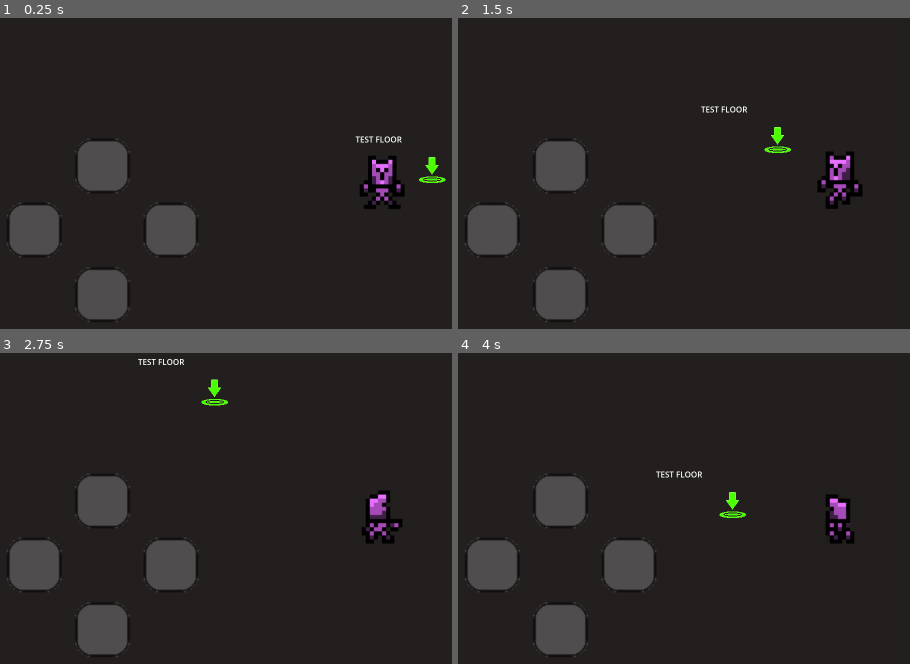
Above: before the commit, frames 1-4 (two rows, left to right).
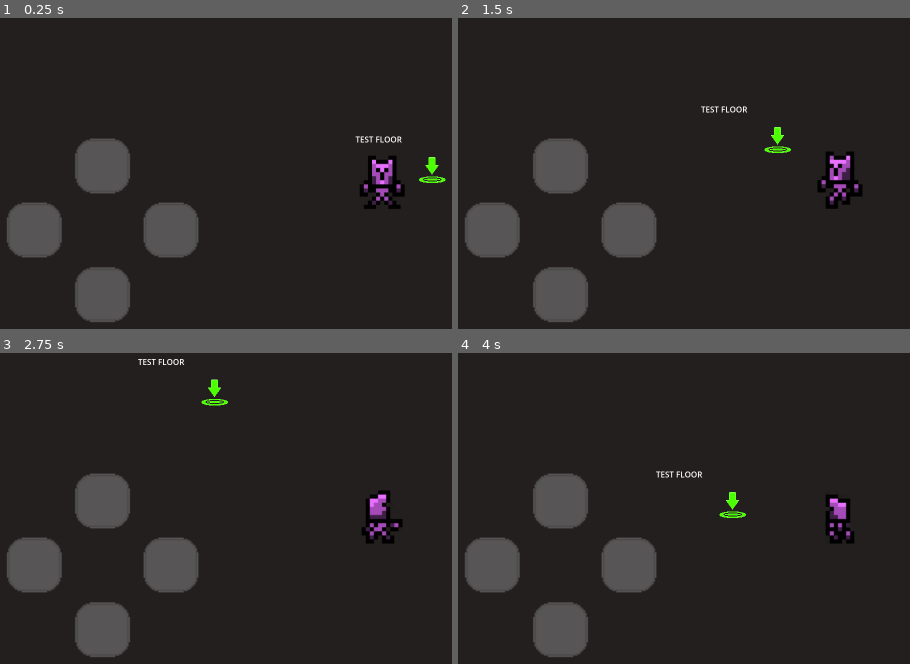
Above: after the commit, the same moments.

Repository: alain-cheng/MOBDEVE-MP
Game: Godot game, scene res://main.tscn
Same seed, same stepped clock (60 frames per second), same inputs: the game is played once before the commit and once after it.
Inputs:
- Up to frame 1 (0.25 s): no input
- Up to frame 2 (1.5 s): tap Enter at 0.5 s; hold Right (ui_right) 0.53-1.28 s; hold Down (ui_down) from 1.28 s (still down)
- Up to frame 3 (2.75 s): release Down (ui_down) at 2.03 s; hold Right (ui_right) from 2.03 s (still down)
- Up to frame 4 (4 s): release Right (ui_right) at 2.78 s; hold Up (ui_up) 2.78-3.53 s; hold Left (ui_left) from 3.53 s (still down)

The runs differ from the first frame. In frame 1, 1.3% of the frame differs, in the area x 1-45%, y 38-98%; in frame 2, 1.3%; in frame 3, 1.3%; in frame 4, 1.3%.
Error in both runs: Invalid call. Nonexistent function 'get' in base 'Nil'. (res://player/PlayerData.gd:28)

Commit message:
Edited directional button textures

Diff:
--- a/app/src/main/assets/player/Player.tscn
+++ b/app/src/main/assets/player/Player.tscn
@@ -9,7 +9,6 @@
 [ext_resource type="Texture2D" uid="uid://p665r47ihj1j" path="res://sprites/player/idle/idle_breath.png" id="4_tkvrh"]
 [ext_resource type="Texture2D" uid="uid://cfbed1yvrefsi" path="res://sprites/player/idle/idle_jump_1.png" id="5_7iwsf"]
 [ext_resource type="Texture2D" uid="uid://cbcums3dtyd0c" path="res://sprites/player/idle/idle_jump_2.png" id="6_6wvrw"]
-[ext_resource type="Texture2D" uid="uid://4y4qp32wm2j5" path="res://sprites/buttons/button_placeholder.png" id="6_8vouy"]
 [ext_resource type="Texture2D" uid="uid://xsvvdgvrnhl7" path="res://sprites/player/idle/idle_jump_3.png" id="7_04ois"]
 [ext_resource type="Texture2D" uid="uid://daw4eerw1rdva" path="res://sprites/player/left/left_1.png" id="8_cuwq8"]
 [ext_resource type="Texture2D" uid="uid://s7r51snbukap" path="res://sprites/player/left/left_2.png" id="9_o6jc7"]
@@ -19,6 +18,8 @@
 [ext_resource type="Texture2D" uid="uid://cnps7q3ok5lqw" path="res://sprites/player/right/right 3.png" id="13_qyic6"]
 [ext_resource type="Texture2D" uid="uid://cgpmr7jovpwb3" path="res://sprites/player/up/up_1.png" id="15_ur6vi"]
 [ext_resource type="Texture2D" uid="uid://db5qeoi5eb78b" path="res://sprites/player/up/up_2.png" id="16_arsk4"]
+[ext_resource type="Texture2D" uid="uid://b32ygixawrsac" path="res://sprites/buttons/button_placeholder_up.png" id="19_g3l2f"]
+[ext_resource type="Texture2D" uid="uid://cub8xceqt4usg" path="res://sprites/buttons/button_placeholder_down.png" id="20_q1uxl"]
 
 [sub_resource type="SpriteFrames" id="SpriteFrames_8r5le"]
 animations = [{
@@ -195,34 +196,38 @@
 [node name="Camera2D" type="Camera2D" parent="."]
 zoom = Vector2(1.5, 1.5)
 
-[node name="CanvasLayer" type="CanvasLayer" parent="Camera2D"]
+[node name="DirectionalButtons" type="CanvasLayer" parent="Camera2D"]
 scale = Vector2(2, 2)
 transform = Transform2D(2, 0, 0, 2, 0, 0)
 
-[node name="UP" type="TouchScreenButton" parent="Camera2D/CanvasLayer"]
+[node name="UP" type="TouchScreenButton" parent="Camera2D/DirectionalButtons"]
 position = Vector2(115.834, 192)
 scale = Vector2(2, 2)
-texture_normal = ExtResource("6_8vouy")
+texture_normal = ExtResource("19_g3l2f")
+texture_pressed = ExtResource("20_q1uxl")
 passby_press = true
 action = "ui_up"
 
-[node name="DOWN" type="TouchScreenButton" parent="Camera2D/CanvasLayer"]
+[node name="DOWN" type="TouchScreenButton" parent="Camera2D/DirectionalButtons"]
 position = Vector2(115.834, 385)
 scale = Vector2(2, 2)
-texture_normal = ExtResource("6_8vouy")
+texture_normal = ExtResource("19_g3l2f")
+texture_pressed = ExtResource("20_q1uxl")
 passby_press = true
 action = "ui_down"
 
-[node name="LEFT" type="TouchScreenButton" parent="Camera2D/CanvasLayer"]
+[node name="LEFT" type="TouchScreenButton" parent="Camera2D/DirectionalButtons"]
 position = Vector2(13.5, 288)
 scale = Vector2(2, 2)
-texture_normal = ExtResource("6_8vouy")
+texture_normal = ExtResource("19_g3l2f")
+texture_pressed = ExtResource("20_q1uxl")
 passby_press = true
 action = "ui_left"
 
-[node name="RIGHT" type="TouchScreenButton" parent="Camera2D/CanvasLayer"]
+[node name="RIGHT" type="TouchScreenButton" parent="Camera2D/DirectionalButtons"]
 position = Vector2(218.5, 288)
 scale = Vector2(2, 2)
-texture_normal = ExtResource("6_8vouy")
+texture_normal = ExtResource("19_g3l2f")
+texture_pressed = ExtResource("20_q1uxl")
 passby_press = true
 action = "ui_right"
Not shown: 1 places in app/src/main/assets/player/Player.tscn that only renumber resources
Binary file removed: app/src/main/assets/sprites/buttons/button_placeholder.png
Binary file added: app/src/main/assets/sprites/buttons/button_placeholder_down.png
Not shown, added: app/src/main/assets/sprites/buttons/button_placeholder_down.png.import
Binary file added: app/src/main/assets/sprites/buttons/button_placeholder_up.png
Not shown, changed: app/src/main/assets/sprites/buttons/button_placeholder_up.png.import
